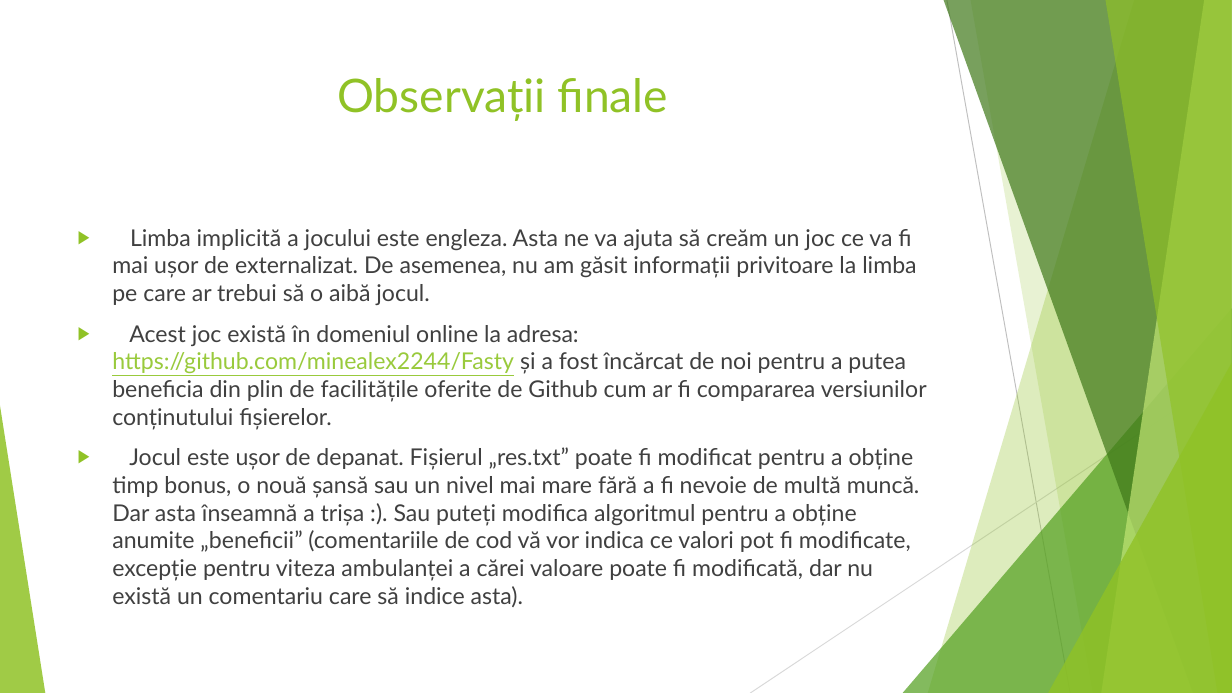
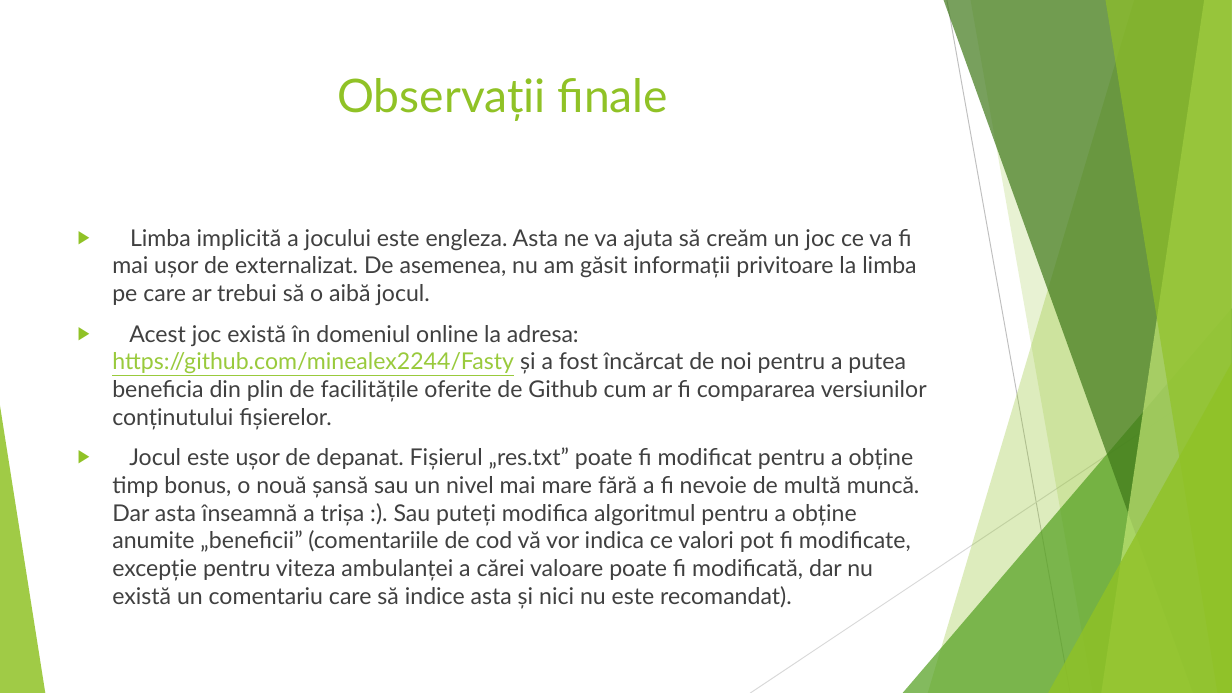
Before and after one commit to minealex2244/Fasty, a slide deck: slide 6 of Fasty.pptx. Drawn at 1232x693 pixels with LibreOffice and Linux fonts; fonts in the diff are those of the drawing. Boxes give left, top, right and bottom in pixels: in the first picture for what was removed or moved away, otherwise in the second. Text is boxed around its words. In the diff, an @@ line names an element or a change of style, - is before the commit and + after.

```diff
--- a/Fasty.pptx
+++ b/Fasty.pptx
@@ text at [112,447,920,609]: text changed @@
-▶ Jocul este ușor de depanat. Fișierul „res.txt” poate fi modificat pentru a obține timp bonus, o nouă șansă sau un nivel mai mare fără a fi nevoie de multă muncă. Dar asta înseamnă a trișa :). Sau puteți modifica algoritmul pentru a obține anumite „beneficii” (comentariile de cod vă vor indica ce valori pot fi modificate, excepție pentru viteza ambulanței a cărei valoare poate fi modificată, dar nu există un comentariu care să indice asta).
+▶ Jocul este ușor de depanat. Fișierul „res.txt” poate fi modificat pentru a obține timp bonus, o nouă șansă sau un nivel mai mare fără a fi nevoie de multă muncă. Dar asta înseamnă a trișa :). Sau puteți modifica algoritmul pentru a obține anumite „beneficii” (comentariile de cod vă vor indica ce valori pot fi modificate, excepție pentru viteza ambulanței a cărei valoare poate fi modificată, dar nu există un comentariu care să indice asta și nici nu este recomandat).
```
Also in this commit, not shown: 5 other slides changed.
